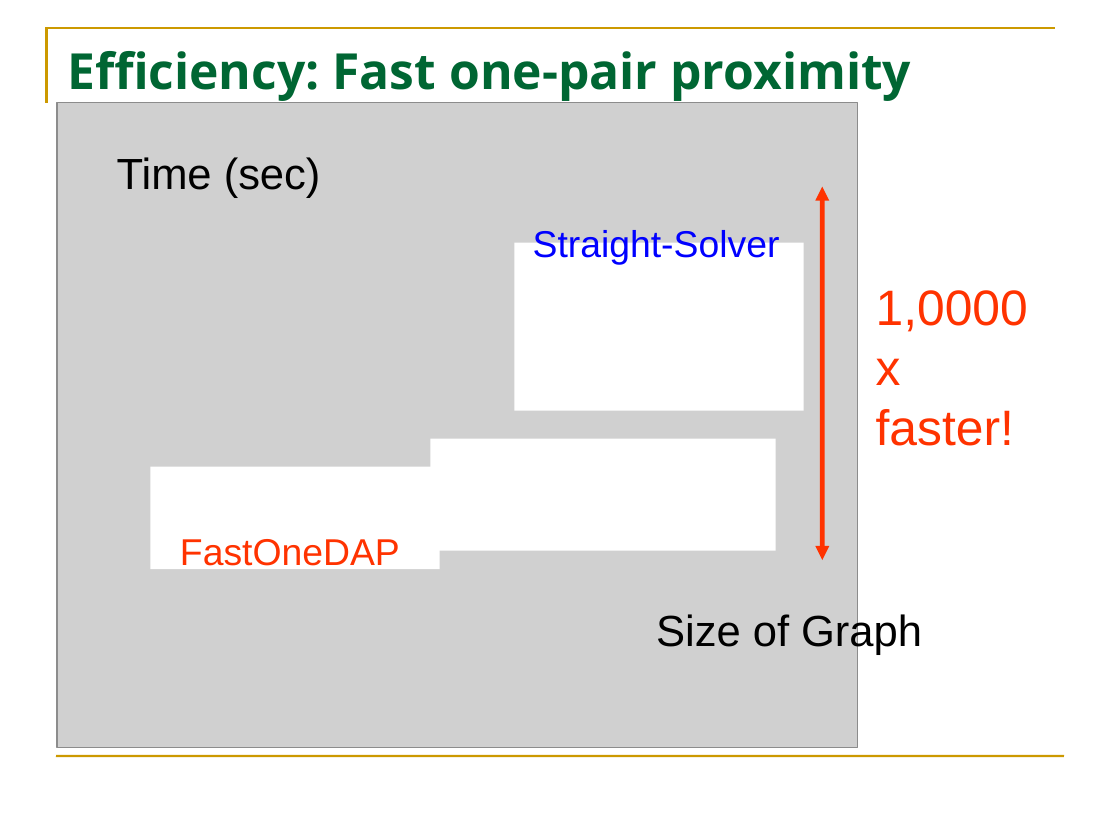
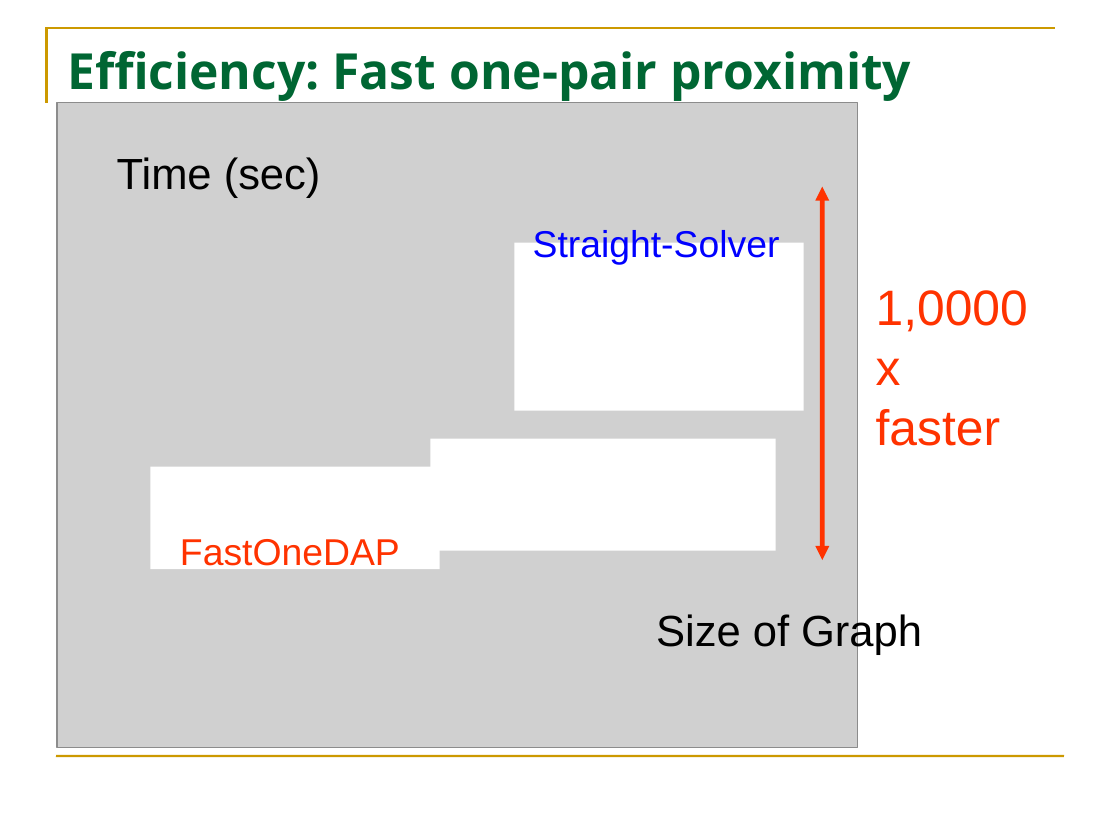
Before and after one commit to HuanSGT/rw-dir-prox, a slide deck: slide 22 of rw-pdf.pptx. Drawn at 1120x840 pixels with LibreOffice and Linux fonts; fonts in the diff are those of the drawing; grey boxes stand for pictures. Boxes give left, top, right and bottom in pixels: in the first picture for what was removed or moved away, otherwise in the second. Text is boxed around its words. In the diff, an @@ line names an element or a change of style, - is before the commit and + after.

```diff
--- a/rw-pdf.pptx
+++ b/rw-pdf.pptx
@@ text at (x1=876, y1=409, x2=1000, y2=446): text changed @@
-faster!
+faster
```
Also in this commit, not shown: 4 other slides changed, 2 other files.
